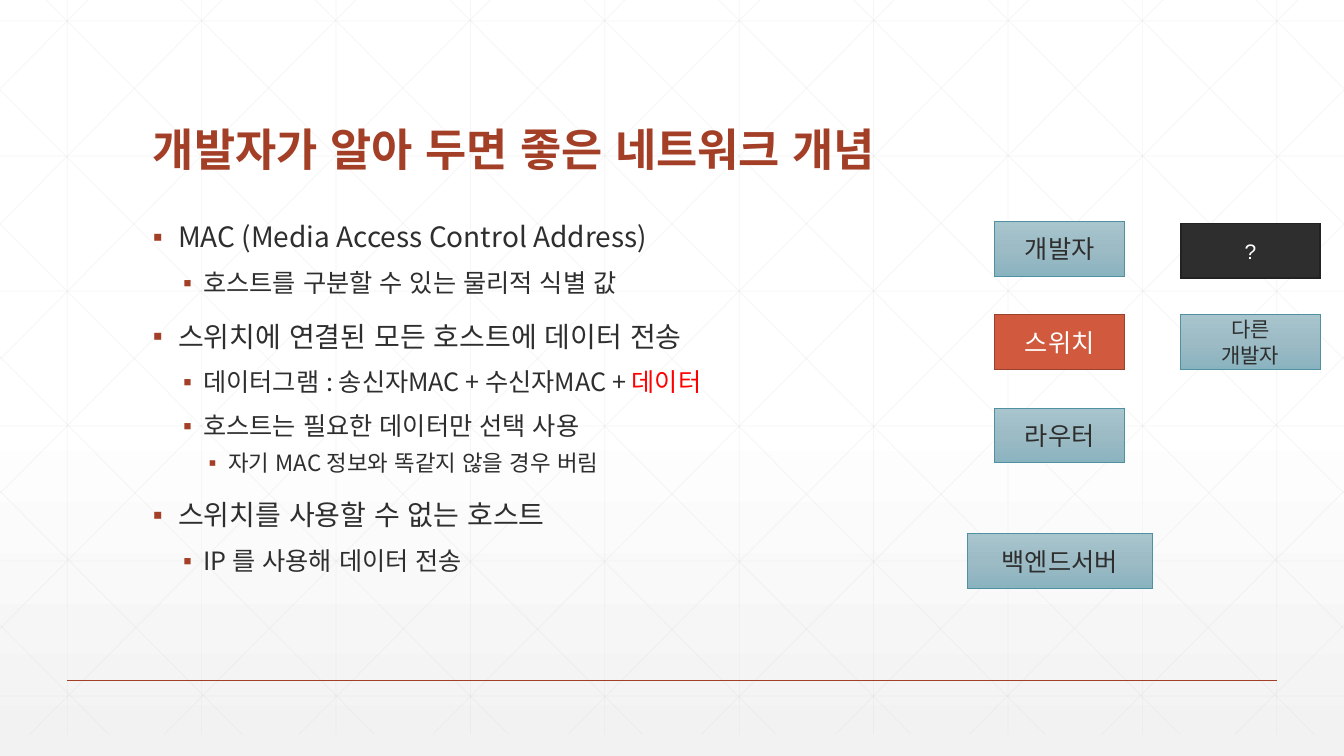
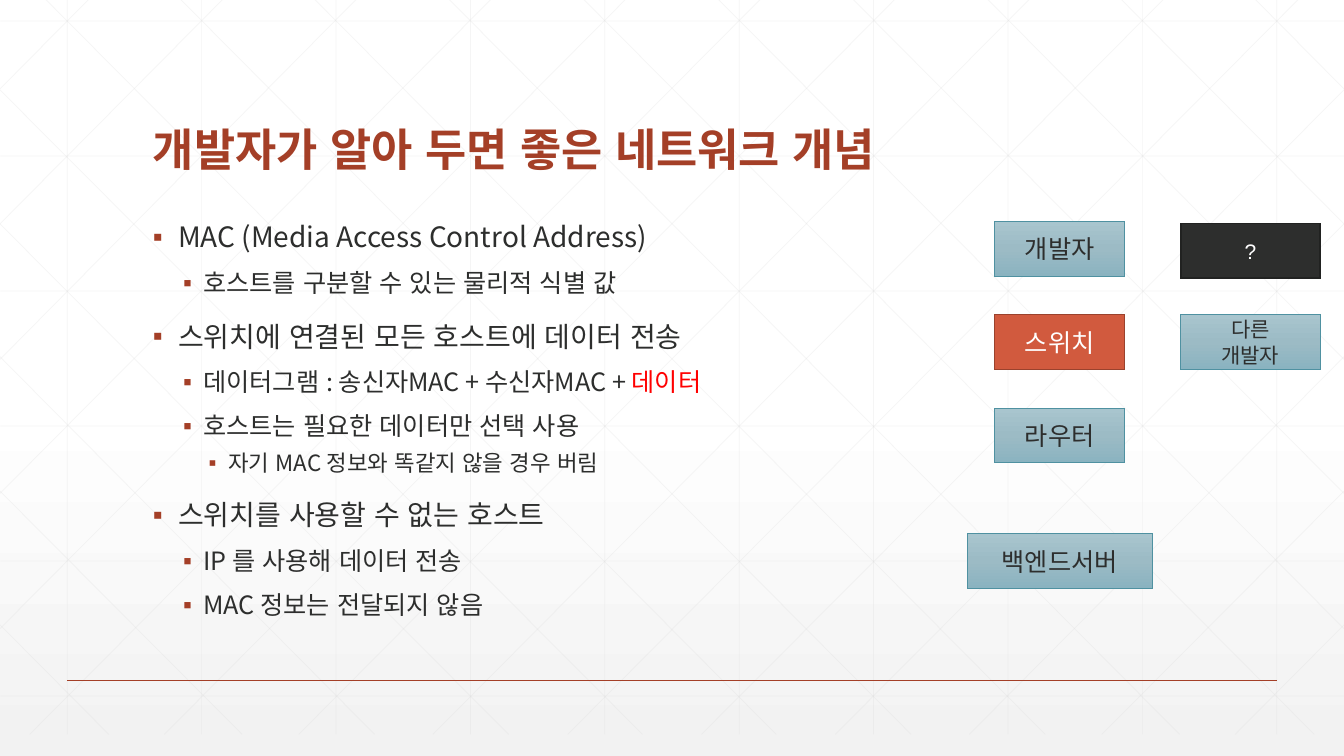
Before and after one commit to zeroshift01/code5, a slide deck: slide 3 of inflearn01/doc/1.(심화)개발자가알아두면좋을네트워크개념.pptx. Drawn at 1344x756 pixels with LibreOffice and Linux fonts; fonts in the diff are those of the drawing. Boxes give left, top, right and bottom in pixels: in the first picture for what was removed or moved away, otherwise in the second. Text is boxed around its words. In the diff, an @@ line names an element or a change of style, - is before the commit and + after.

```diff
--- a/inflearn01/doc/1.(심화)개발자가알아두면좋을네트워크개념.pptx
+++ b/inflearn01/doc/1.(심화)개발자가알아두면좋을네트워크개념.pptx
@@ text at [203, 593, 483, 616]: paragraph added @@
+  ▪ MAC 정보는 전달되지 않음
```
Also in this commit, not shown: 3 other slides changed.
